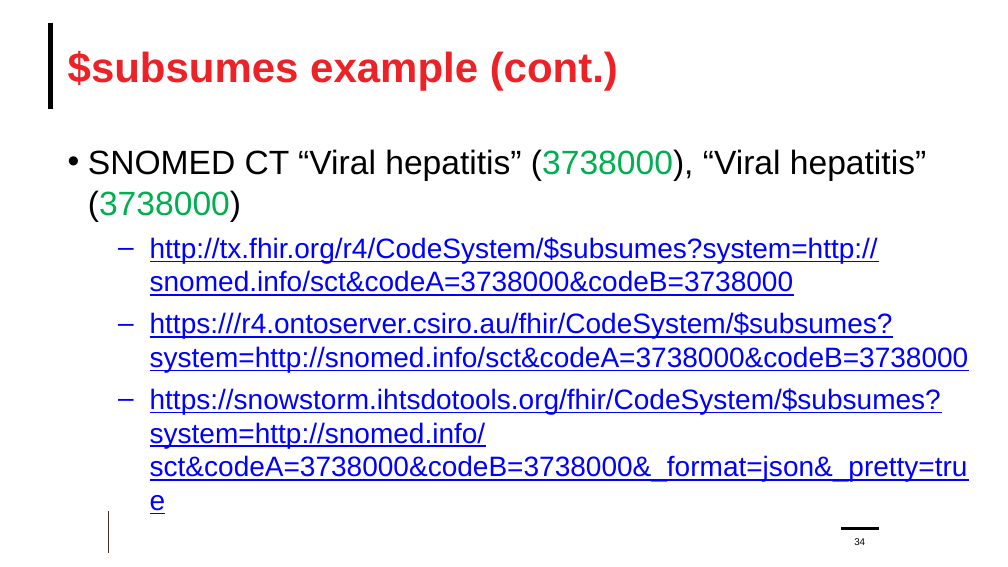
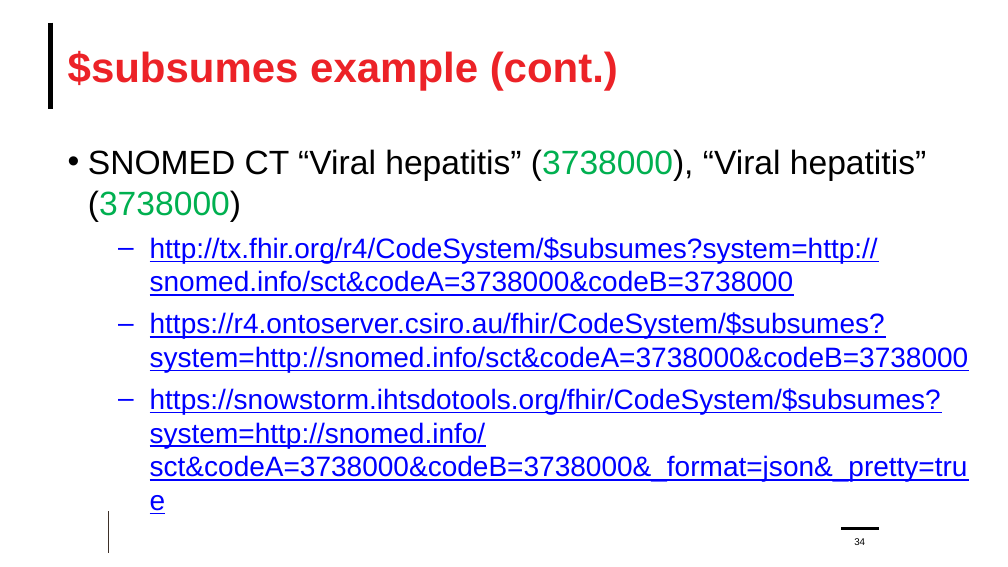
Before and after one commit to FHIR/documents, a slide deck: slide 34 of presentations/2023-04 Webinars/FHIR-Terminology-Part-2-2023-04-26.pptx. Drawn at 1008x567 pixels with LibreOffice and Linux fonts; fonts in the diff are those of the drawing; background and template pictures are left out. Boxes give left, top, right and bottom in pixels: in the first picture for what was removed or moved away, otherwise in the second. Text is boxed around its words. In the diff, an @@ line names an element or a change of style, - is before the commit and + after.

```diff
--- a/presentations/2023-04 Webinars/FHIR-Terminology-Part-2-2023-04-26.pptx
+++ b/presentations/2023-04 Webinars/FHIR-Terminology-Part-2-2023-04-26.pptx
@@ text at [150,312,969,372]: text changed @@
-  – https:///r4.ontoserver.csiro.au/fhir/CodeSystem/$subsumes?system=http://snomed.info/sct&codeA=3738000&codeB=3738000
+  – https://r4.ontoserver.csiro.au/fhir/CodeSystem/$subsumes?system=http://snomed.info/sct&codeA=3738000&codeB=3738000
```
Also in this commit, not shown: 1 other slide changed.
